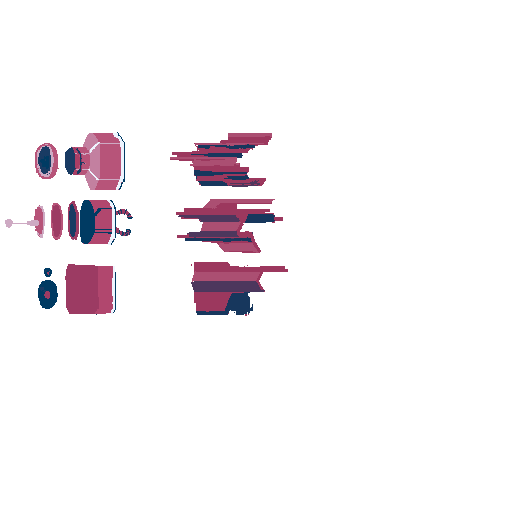
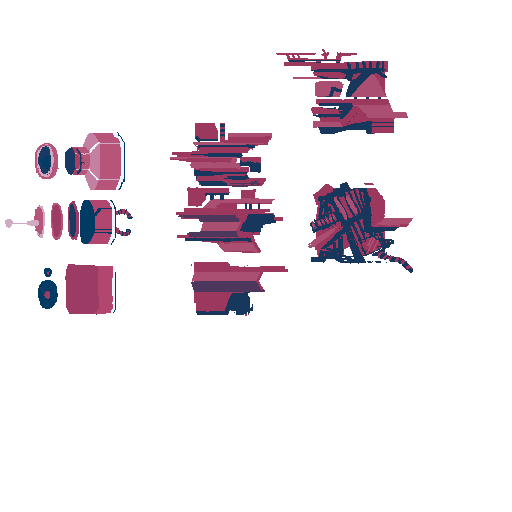
Comparing the layer stacks of the two (512, 512) images. Changes:
painted on "Layer 9" (1st of 2, in "Group 2 copy") over [186, 49, 413, 273]
